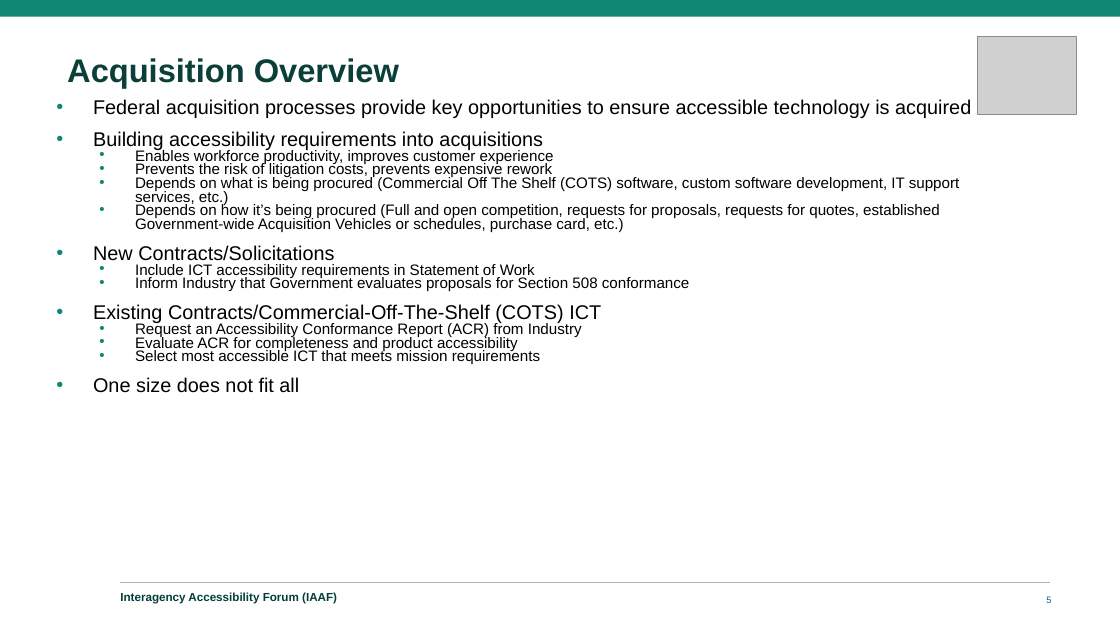
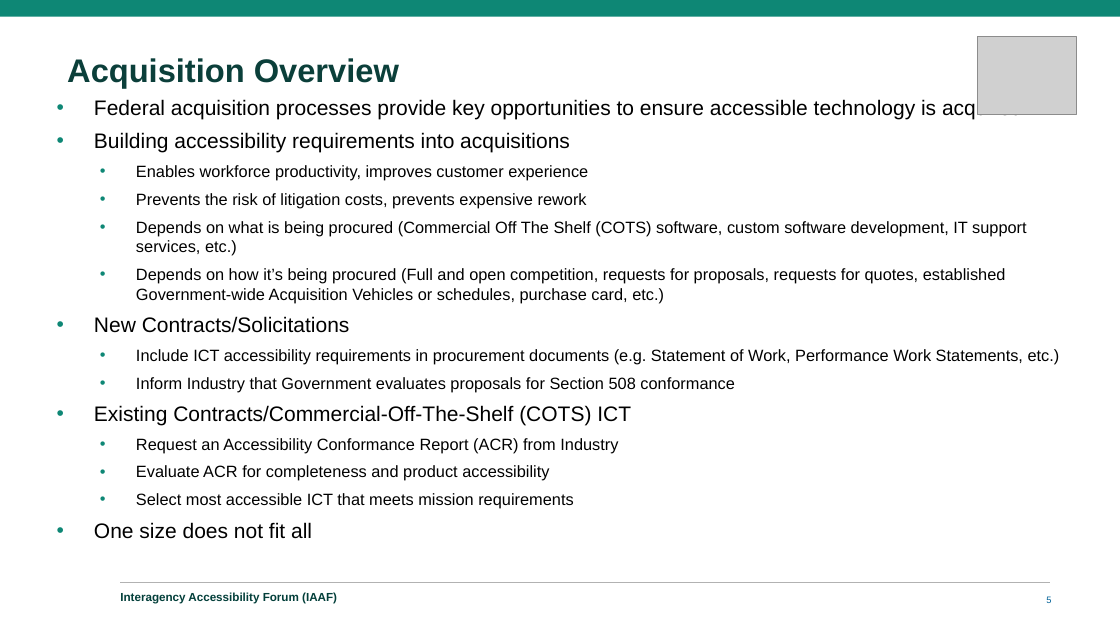
Before and after one commit to GSA/Section508.gov, a slide deck: slide 5 of assets/files/iaaf/2025/IAAF-2025-Navigating-Federal-Acquisitions.pptx. Drawn at 1120x630 pixels with LibreOffice and Linux fonts; fonts in the diff are those of the drawing; grey boxes stand for pictures; background and template pictures are left out. Boxes give left, top, right and bottom in pixels: in the first picture for what was removed or moved away, otherwise in the second. Text is boxed around its words. In the diff, an @@ line names an element or a change of style, - is before the commit and + after.

```diff
--- a/assets/files/iaaf/2025/IAAF-2025-Navigating-Federal-Acquisitions.pptx
+++ b/assets/files/iaaf/2025/IAAF-2025-Navigating-Federal-Acquisitions.pptx
@@ text at (x1=94, y1=98, x2=1027, y2=509): size 17 to 18 pt in "Federal acquisition processes provide key opportunities to ...", "Building accessibility requirements into acquisitions", "New Contracts/Solicitations", "Existing Contracts/Commercial-Off-The-Shelf (COTS) ICT" and 1 more places; size 13 to 14 pt in "Enables workforce productivity, improves customer experience", "Prevents the risk of litigation costs, prevents ...", "Depends on what is being procured (Commercial ...", "Depends on how it’s being procured (Full ..." and 4 more places; indent changed; line spacing 0.75 to 1; more space between paragraphs @@
@@ text at (x1=136, y1=349, x2=1060, y2=364): text changed; size 13 to 14 pt @@
-  • Include ICT accessibility requirements in Statement of Work
+  • Include ICT accessibility requirements in procurement documents (e.g. Statement of Work, Performance Work Statements, etc.)
```
Also in this commit, not shown: 1 other slide changed, 3 other files.
